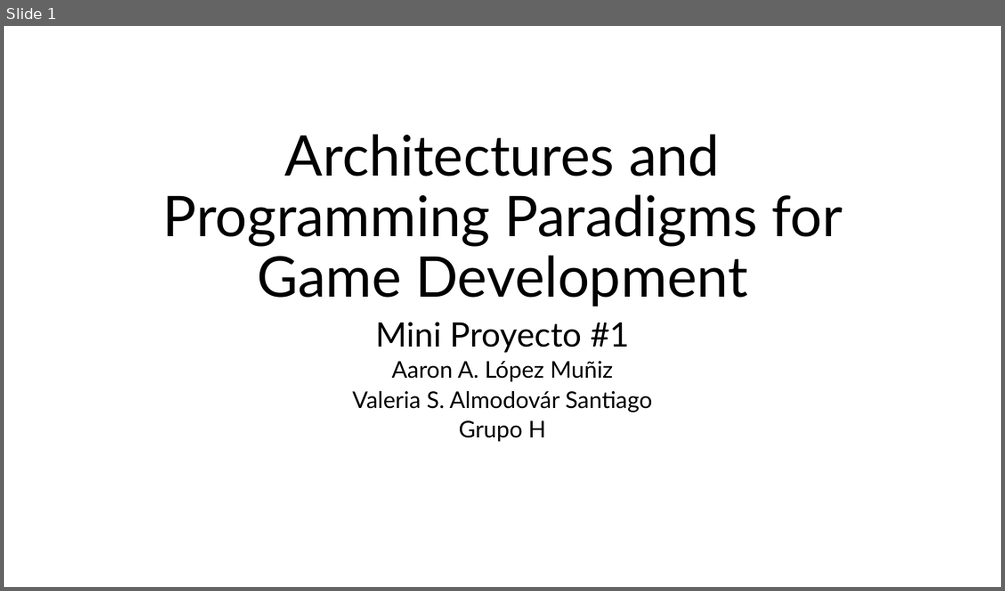
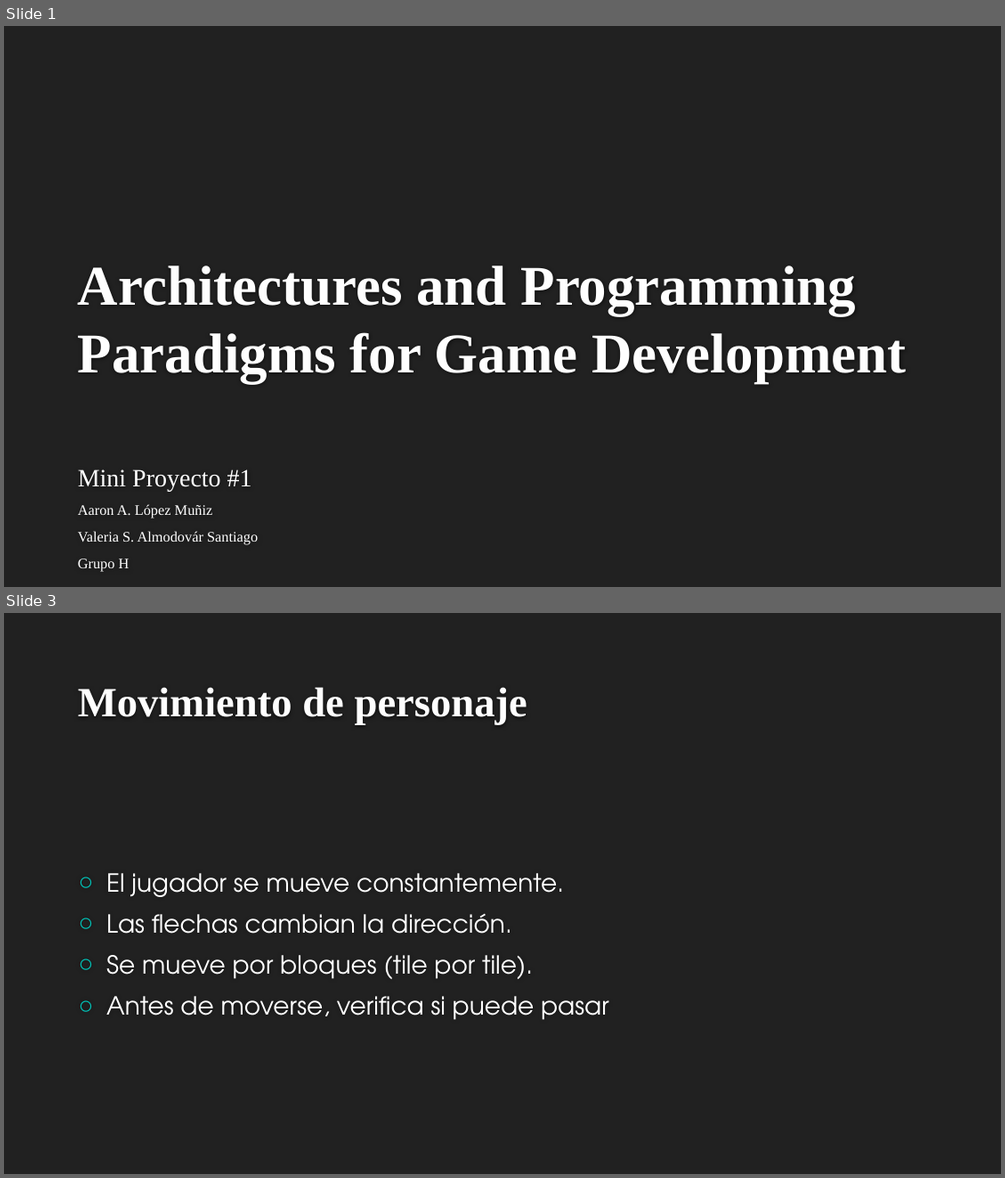
Before and after one commit to ValeriaAlmodovar/MiniProyectoCiic, a slide deck: Explicacion.pptx. Shown one above the other, each under a label of ours: slide 1 before the commit, slides 1 and 3 after it; the slides between them are not shown. The pictures are 1005x591 and 1005x1178 pixels, drawn with LibreOffice and Linux fonts; fonts in the diff are those of the drawing; background and template pictures are left out. Boxes give left, top, right and bottom in pixels: in the first picture for what was removed or moved away, otherwise in the second. Text is boxed around its words. In the diff, an @@ line names an element or a change of style, - is before the commit and + after.

```diff
--- a/Explicacion.pptx
+++ b/Explicacion.pptx
@@ slide 3 added at (4, 613, 1001, 1174), background #212121 @@
@@ title added at (78, 687, 527, 725), 40 pt, text #FEFEFE, bold @@
+Movimiento de personaje
@@ text added at (106, 873, 609, 1020), 24 pt, text #FFFFFF @@
+○ El jugador se mueve constantemente.
+○ Las flechas cambian la dirección.
+○ Se mueve por bloques (tile por tile).
+○ Antes de moverse, verifica si puede pasar
@@ slide 1 changed as well @@
@@ background #FFFFFF to #212121 @@
@@ title "Architectures and Programming Paradigms for ...": place and size @@
-title "Architectures and Programming Paradigms for ..." at (163, 134, 843, 306)
+title "Architectures and Programming Paradigms for ..." at (78, 265, 906, 383)
@@ title "Architectures and Programming Paradigms for ..." at (78, 265, 906, 383): font Lato to Times New Roman, text colour #000000 to #FEFEFE, bold on; alignment centre to left; line spacing 0.9 to 1 @@
@@ subtitle "Mini Proyecto #1": place and size @@
-subtitle "Mini Proyecto #1" at (352, 321, 653, 442)
+subtitle "Mini Proyecto #1" at (78, 469, 258, 572)
@@ subtitle "Mini Proyecto #1" at (78, 469, 258, 572): size 32.4 to 24 pt in "Mini Proyecto #1"; font Lato to Times New Roman, text colour #000000 to #FFFFFF; size 22.2 to 14 pt in "Aaron A. López Muñiz", "Valeria S. Almodovár Santiago", "Grupo H"; alignment centre to left; line spacing 0.7 to 1; less space between paragraphs @@
```
Also in this commit, not shown: 8 other slides changed, 1 slide removed.
